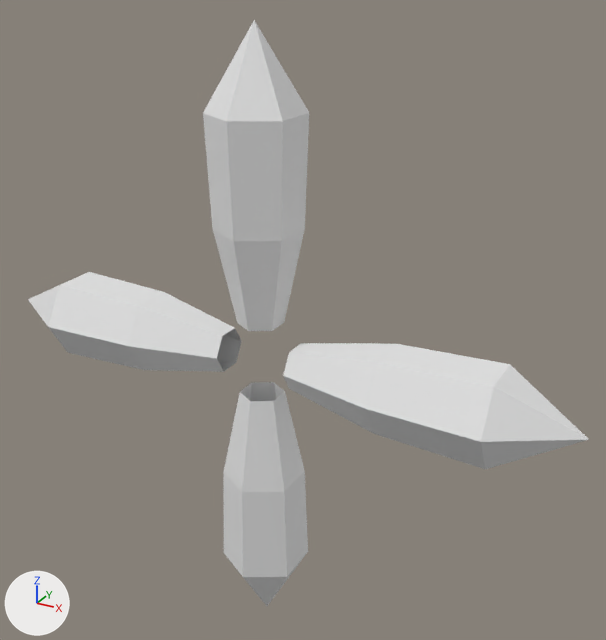
Before and after pictures for a commit that changed the OBJ model assets/mesh/muzzle_flash.obj.
Both versions are drawn from a 50 mm camera at (0.318, -0.511, 0.296) aimed at (-0.04, 0.141, -0.03). Arrows for +X, +Y and +Z are at lower left; the lights stay in place. Where no turn or scale is listed for an object, it has been applied to the vertices.
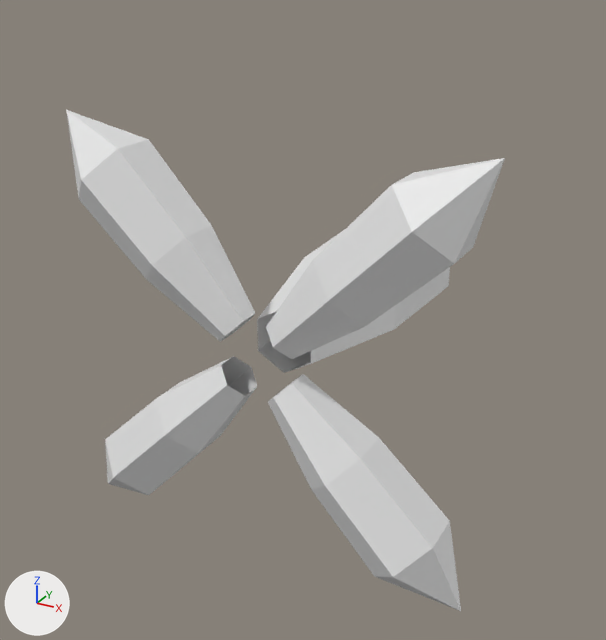
What changed in the scene script:
```text
Change me_cone_003:
    where me_cone_003.from_pydata(...)  # 76 vertices, 120 faces; spans x -0.254..0.254, y -0.037..0.037, z -0.254..0.254
    used by ob_cone_003; location = (0.0, 0.0, 0.0)
    me_cone_003 part 1: the loose piece of 19 vertices spanning x -0.032..0.032, y -0.037..0.037, z 0.03..0.254 is turned -45 degrees about the y axis through the mesh origin
    me_cone_003 part 2: the loose piece of 19 vertices spanning x -0.032..0.032, y -0.037..0.037, z -0.254..-0.03 is turned -45 degrees about the y axis through the mesh origin
    me_cone_003 part 3: the loose piece of 19 vertices spanning x -0.254..-0.03, y -0.037..0.037, z -0.032..0.032 is turned -45 degrees about the y axis through the mesh origin
    me_cone_003 part 4: the loose piece of 19 vertices spanning x 0.03..0.254, y -0.037..0.037, z -0.032..0.032 is turned -45 degrees about the y axis through the mesh origin
    me_cone_003 part 5: the loose piece of 19 vertices spanning x -0.032..0.032, y -0.037..0.037, z 0.03..0.254 is copied, and the copy is turned -90 degrees about the x axis through its middle and scaled by 1.61, then moved by (0.0, 0.215, -0.142); it spans x -0.052..0.052, y 0.035..0.394, z -0.06..0.06
```

Changed parts and their boxes [x1, y1, x2, y2] in the pictures (606 x 640 px; the box of a moved part takes in the faces that stretch with it):
'Cone.003', reshaped (22% narrower, 14% shorter)
    before: [28, 20, 589, 606]
    after: [66, 110, 505, 611]
part 1 of me_cone_003, moved or reshaped
    before: [203, 20, 309, 331]
    after: [66, 110, 256, 342]
part 2 of me_cone_003, moved or reshaped
    before: [223, 382, 308, 606]
    after: [268, 374, 461, 611]
part 3 of me_cone_003, moved or reshaped
    before: [28, 272, 242, 372]
    after: [105, 356, 257, 495]
part 4 of me_cone_003, moved or reshaped
    before: [283, 343, 589, 469]
    after: [266, 158, 505, 359]
part 5 of me_cone_003, added
    after: [257, 229, 450, 373]
